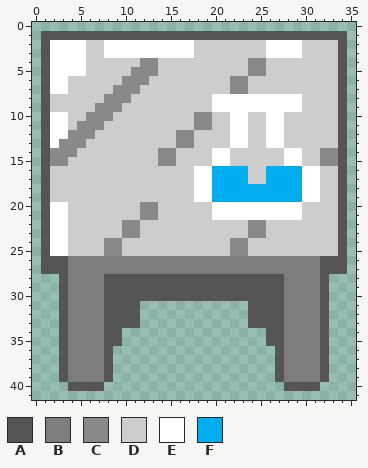
Edited in one commit: pixel-art sprite (sprites/spr_table/56032068-ea5d-4f22-826b-7afeb7bb15ae.png). Above is the file before it was changed.
The file is 64x64 pixels. Shown: x 0..35, y 0..41.
Palette (. is transparent): A #555555  B #7d7d7d  C #898989  D #cdcdcd  E #ffffff  F #00aef0
Pixels before, first column x 1:
 1 AAAAAAAAAAAAAAAAAAAAAAAAAAAAAAAAAA
 2 AEEEEDDEEEEEEEEEEDDDDDDDDEEEEDDDDA
 3 AEEEEDDEEEEEEEEEEDDDDDDDDEEEEDDDDA
 4 AEEEEDDDDDDCCDDDDDDDDDDCCDDDDDDDDA
 5 AEEEEDDDDDCCCDDDDDDDDDDCCDDDDDDDDA
 6 AEEDDDDDDCCCDDDDDDDDDCCDDDDDDDDDDA
 7 AEEDDDDDCCCDDDDDDDDDDCCDDDDDDDDDDA
 8 ADDDDDDCCCDDDDDDDDDEEEEEEEEEEDDDDA
 9 ADDDDDCCCDDDDDDDDDDEEEEEEEEEEDDDDA
10 AEEDDCCCDDDDDDDDDCCDDEEDDEEDDDDDDA
11 AEEDCCCDDDDDDDDDDCCDDEEDDEEDDDDDDA
12 AEECCCDDDDDDDDDCCDDDDEEDDEEDDDDDDA
13 AECCCDDDDDDDDDDCCDDDDEEDDEEDDDDDDA
14 ACCCDDDDDDDDDCCDDDDEEDDDDDDEEDDCCA
15 ACCDDDDDDDDDDCCDDDDEEDDDDDDEEDDCCA
16 ADDDDDDDDDDDDDDDDEEFFFFDDFFFFEEDDA
17 ADDDDDDDDDDDDDDDDEEFFFFDDFFFFEEDDA
18 ADDDDDDDDDDDDDDDDEEFFFFFFFFFFEEDDA
19 ADDDDDDDDDDDDDDDDEEFFFFFFFFFFEEDDA
20 AEEDDDDDDDDCCDDDDDDEEEEEEEEEEDDDDA
21 AEEDDDDDDDDCCDDDDDDEEEEEEEEEEDDDDA
22 AEEDDDDDDCCDDDDDDDDDDDDCCDDDDDDDDA
23 AEEDDDDDDCCDDDDDDDDDDDDCCDDDDDDDDA
24 AEEDDDDCCDDDDDDDDDDDDCCDDDDDDDDDDA
25 AEEDDDDCCDDDDDDDDDDDDCCDDDDDDDDDDA
26 AAABBBBBBBBBBBBBBBBBBBBBBBBBBBBAAA
27 AAABBBBBBBBBBBBBBBBBBBBBBBBBBBBAAA
28 ..ABBBBAAAAAAAAAAAAAAAAAAAABBBBA..
29 ..ABBBBAAAAAAAAAAAAAAAAAAAABBBBA..
30 ..ABBBBAAAAAAAAAAAAAAAAAAAABBBBA..
31 ..ABBBBAAAA............AAAABBBBA..
32 ..ABBBBAAAA............AAAABBBBA..
33 ..ABBBBAAAA............AAAABBBBA..
34 ..ABBBBAA................AABBBBA..
35 ..ABBBBAA................AABBBBA..
36 ..ABBBBA..................ABBBBA..
37 ..ABBBBA..................ABBBBA..
38 ..ABBBBA..................ABBBBA..
39 ..ABBBBA..................ABBBBA..
40 ...AAAA....................AAAA...
After:
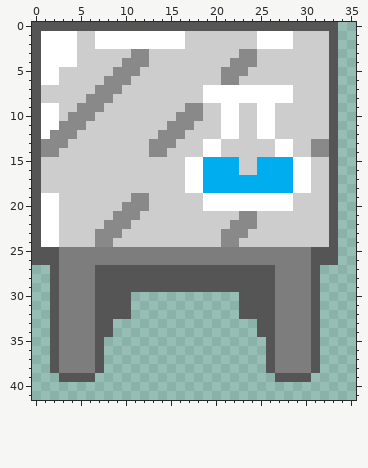
What changed:
Changed rows in their new state; - is an unchanged pixel.
first column x 0:
 0 AAAAAAAAAAAAAAAAAAAAAAAAAAAAAAAAAA-
 1 AEEEEDDEEEEEEEEEEDDDDDDDDEEEEDDDD-.
 2 AE---D-E---------D-------E---D---A.
 3 AE---D--DDDCCDDDDD-----CC-DDDD---A.
 4 AE---D----CC-D--------CC-D-------A.
 5 AE-DDD---CC-DD-------CCCDD-------A.
 6 AE-D----CC-DD--------C-D---------A.
 7 ADDD---CC-DD-------EEEEEEEEEE----A.
 8 AD----CC-DD--------E---------D---A.
 9 AEE--CC-DD-------CC-D--DD--DDD---A.
10 AE-DCC-DD-------CC-D-E-D-E-D-----A.
11 AE-CC-DD-------CCCDD-E-D-E-D-----A.
12 AECC-DD-------CC-D---E-D-E-D-----A.
13 ACC-DD-------CCCDD-EE-DD--D-E--CCA.
14 AC-DD--------C-D---E-D-----E-D-C-A.
15 ADDD----------DD-EEFFFF--FFFF-E-DA.
16 AD---------------E-F---D-F---E-D-A.
17 AD---------------E-F----FF---E-D-A.
18 AD---------------E-F---------E-D-A.
19 AEE--------CC-----D-EEEEEEEEEDDD-A.
20 AE-D------CC-D-----E---------D---A.
21 AE-D-----CCCDD------DDDCCDDDDD---A.
22 AE-D----CC-D----------CC-D-------A.
23 AE-D---CCCDD---------CCCDD-------A.
24 AE-D---C-D-----------C-D---------A.
25 A-ABBBBBBBBBBBBBBBBBBBBBBBBBBBBAAA.
26 A--B---------------------------A--.
27 -.-B---AAAAAAAAAAAAAAAAAAAA----A...
28 --AB---A-------------------B---A.--
29 --AB---A-------------------B---A.--
30 --AB---A---............----B---A.--
31 --AB---A---.-----------A---B---A.--
32 --AB---A---.-----------A---B---A.--
33 --AB---A-...------------.--B---A.--
34 --AB---A-.---------------A-B---A.--
35 --AB---A..-----------------B---A.--
36 --AB---A.-----------------AB---A.--
37 --AB---A.-----------------AB---A.--
38 --AB---A.-----------------AB---A.--
39 ----AAA..-------------------AAA..--
40 ----....--------------------....---
Changed places in both pictures, as pixel boxes (x1, y1, x2, y2):
changed: (32, 22, 347, 391)
